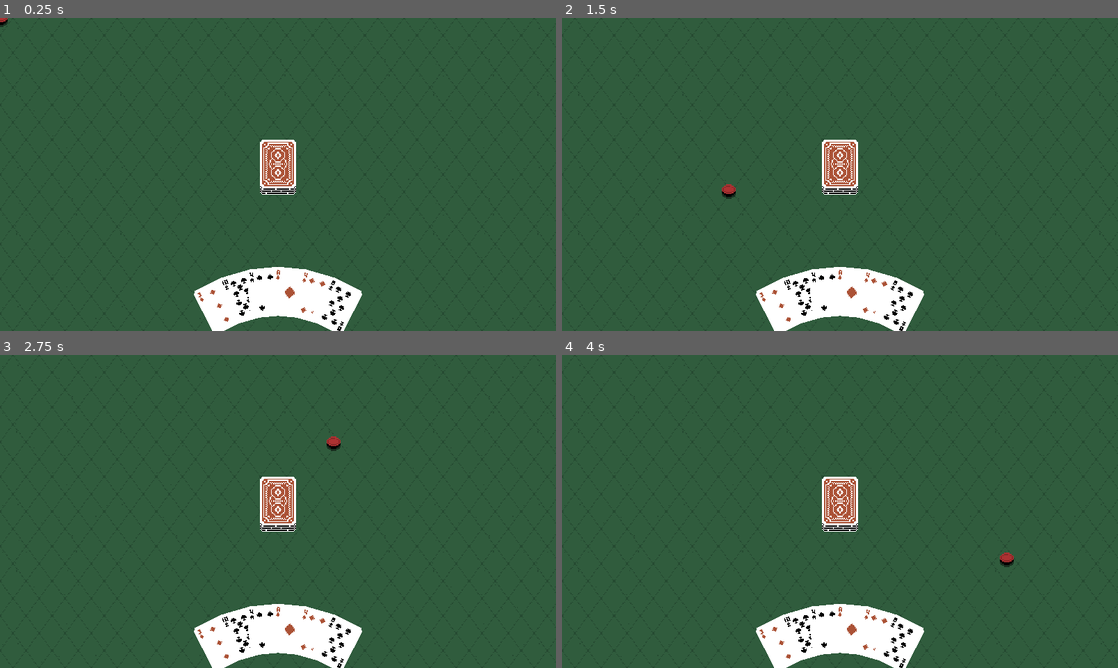
Above: before the commit, frames 1-4 (two rows, left to right).
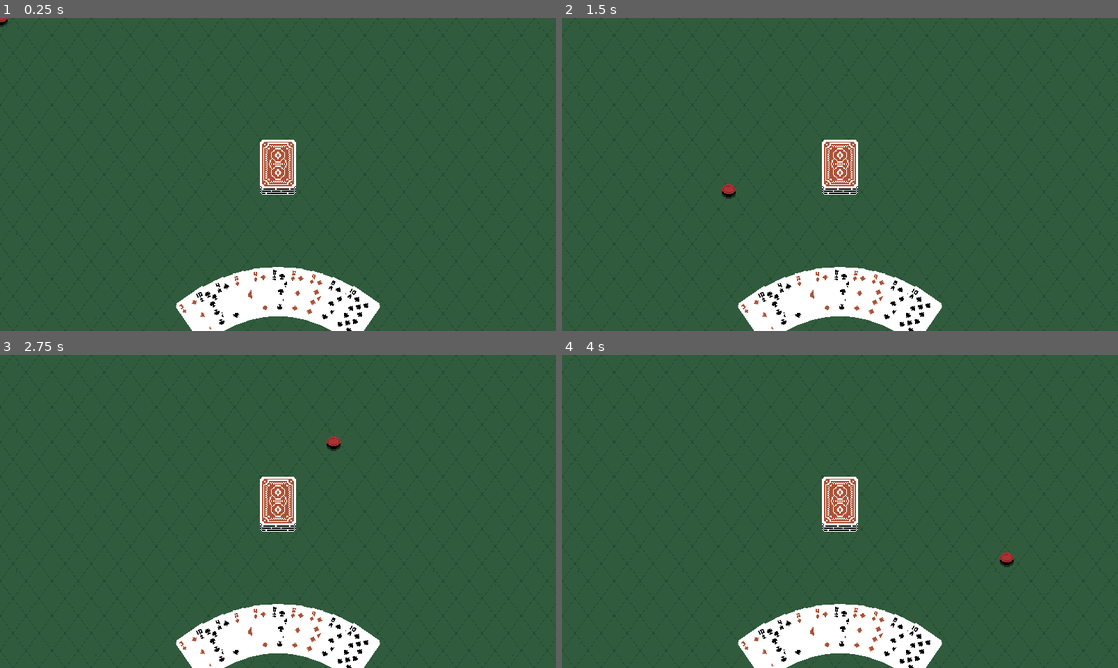
Above: after the commit, the same moments.

Repository: BGuerrero825/card-game
Game: Godot game, scene res://Tabletop.tscn
Same seed, same stepped clock (60 frames per second), same inputs: the game is played once before the commit and once after it.
Inputs (mouse positions are in pixels of both pictures, inside the frame that each line leads up to):
- Up to frame 1 (0.25 s): no input
- Up to frame 2 (1.5 s): tap Enter at 0.5 s; move the mouse to (962, 158) at 0.52 s; click (962, 158) at 0.6 s; tap Space at 1.25 s; move the mouse to (728, 190) at 1.27 s; click (728, 190) at 1.35 s
- Up to frame 3 (2.75 s): tap Enter at 2 s; move the mouse to (333, 442) at 2.02 s; click (333, 442) at 2.1 s
- Up to frame 4 (4 s): tap Space at 2.75 s; move the mouse to (812, 574) at 2.77 s; click (812, 574) at 2.85 s; tap Enter at 3.5 s; move the mouse to (1006, 558) at 3.52 s; click (1006, 558) at 3.6 s

The runs differ from the first frame. In frame 1, 1.6% of the frame differs, in the area x 31-69%, y 79-100%; in frame 2, 1.6%; in frame 3, 1.6%; in frame 4, 1.6%.

Commit message:
card to table
large script reorg to be cleaner, added functionality to request cards be move to the table. Temp implementation to auto accept.

Diff:
--- a/Player.tscn
+++ b/Player.tscn
@@ -20,5 +20,9 @@
 shape = SubResource( 1 )
 
 [node name="Token" parent="." instance=ExtResource( 2 )]
+position = Vector2( 0, -50 )
 
-[connection signal="update_hover" from="Token" to="." method="update_hover"]
+[node name="Requests" type="Node2D" parent="."]
+visible = false
+[connection signal="hovered" from="Token" to="." method="_on_Token_hovered"]
+[connection signal="unhovered" from="Token" to="." method="_on_Token_unhovered"]
--- a/Tabletop.tscn
+++ b/Tabletop.tscn
@@ -7,6 +7,7 @@
 
 [node name="Table" type="Node2D"]
 script = ExtResource( 4 )
+hand_size = 10
 
 [node name="Background" type="Sprite" parent="."]
 texture = ExtResource( 2 )
--- a/Token.tscn
+++ b/Token.tscn
@@ -20,6 +20,5 @@
 
 [node name="CollisionShape2D" type="CollisionShape2D" parent="Area2D"]
 shape = SubResource( 1 )
-
 [connection signal="area_entered" from="Area2D" to="." method="_on_Area2D_area_entered"]
 [connection signal="area_exited" from="Area2D" to="." method="_on_Area2D_area_exited"]
--- a/project.godot
+++ b/project.godot
@@ -10,6 +10,7 @@
 
 _global_script_classes=[  ]
 _global_script_class_icons={
+
 }
 
 [application]
@@ -54,9 +55,9 @@
 
 ui_accept={
 "deadzone": 0.5,
-"events": [ Object(InputEventKey,"resource_local_to_scene":false,"resource_name":"","device":0,"alt":false,"shift":false,"control":false,"meta":false,"command":false,"pressed":false,"scancode":16777221,"physical_scancode":0,"unicode":0,"echo":false,"script":null)
-, Object(InputEventKey,"resource_local_to_scene":false,"resource_name":"","device":0,"alt":false,"shift":false,"control":false,"meta":false,"command":false,"pressed":false,"scancode":16777222,"physical_scancode":0,"unicode":0,"echo":false,"script":null)
-, Object(InputEventKey,"resource_local_to_scene":false,"resource_name":"","device":0,"alt":false,"shift":false,"control":false,"meta":false,"command":false,"pressed":false,"scancode":32,"physical_scancode":0,"unicode":0,"echo":false,"script":null)
+"events": [ Object(InputEventKey,"resource_local_to_scene":false,"resource_name":"","device":0,"alt":false,"shift":false,"control":false,"meta":false,"command":false,"pressed":false,"scancode":16777221,"unicode":0,"echo":false,"script":null)
+, Object(InputEventKey,"resource_local_to_scene":false,"resource_name":"","device":0,"alt":false,"shift":false,"control":false,"meta":false,"command":false,"pressed":false,"scancode":16777222,"unicode":0,"echo":false,"script":null)
+, Object(InputEventKey,"resource_local_to_scene":false,"resource_name":"","device":0,"alt":false,"shift":false,"control":false,"meta":false,"command":false,"pressed":false,"scancode":32,"unicode":0,"echo":false,"script":null)
 , Object(InputEventJoypadButton,"resource_local_to_scene":false,"resource_name":"","device":0,"button_index":0,"pressure":0.0,"pressed":false,"script":null)
  ]
 }
--- a/scripts/deck.gd
+++ b/scripts/deck.gd
@@ -59,7 +59,7 @@
 	deck.shuffle()
 
 # initializes and provides card to proper player
-func remove_card():
+func send_card():
 	# initialize a generic card
 	var card = CARD.instance()
 	# grab top card from deck's info and return to caller
--- a/scripts/hand.gd
+++ b/scripts/hand.gd
@@ -8,8 +8,49 @@
 func _ready():
 	pass
 
-#func _process(delta):
-	#pass
+
+# HELPER FUNCTIONS -------------------------------------
+
+# aligns cards in hand based on amount
+func position_cards():
+	#scale offset ranges logarithmically with hand size
+	var hand_width = 60 * log(cards.size())
+	var hand_height = 4 * log(cards.size())
+	var rot_range = 30 * log(cards.size())
+	# if hand is one card, set transform to zero
+	if cards.size() == 1:
+		cards[0].position = Vector2(0,0)
+		cards[0].rotation_degrees = 0
+	#if hand is greater than one, set x and y offsets and rotation angle of cards based on position in hand
+	elif(cards.size() > 1):
+		for i in range(0,cards.size()):
+			cards[i].position.x = (-hand_width / 2) + ((hand_width / (cards.size()-1)) * i)
+			cards[i].position.y =  pow((hand_height / 2) - ((hand_height / (cards.size()-1)) * i),2)
+			cards[i].rotation_degrees = (-rot_range / 2) + ((rot_range / (cards.size()-1)) * i)
+			move_child(cards[i], i+1)
+
+# set a new focused card, unfocusing the previous one and enlarging sprite
+func set_focus(index = null):
+	# unfocus previous focused
+	if focused != null:
+		var sprite = cards[focused].get_node("Sprite")
+		sprite.scale = Vector2(1.0,1.0)
+		sprite.z_index = 0
+		sprite.position.y = 0
+		sprite.rotation_degrees = 0
+		focused = null
+	# set new focus
+	if index != null:
+		focused = index
+		var sprite = cards[index].get_node("Sprite")
+		sprite.scale = Vector2(1.4,1.4)
+		sprite.z_index = 1
+		sprite.position.y = -30
+		# comment out next line for card tilt on focus
+		sprite.rotation_degrees = -cards[index].rotation_degrees
+
+
+# CALL FUNCTIONS -------------------------------------
 
 # add card to hand to a specified index, or end of hand
 func receive_card(card, index = null):
@@ -31,7 +72,7 @@
 	position_cards()
 	return card
 
-# set focus on highest index hovered card
+# determine which card should be focused by highest index card hovered by token
 func determine_focus(hover):
 	var highest_index = null
 	for card in hover:
@@ -40,42 +81,5 @@
 			highest_index = index
 	set_focus(highest_index)
 
-# ------------------------------- HELPERS ------------------------------- #
 
-func set_focus(index = null):
-	# unfocus previous focused
-	if focused != null:
-		var sprite = cards[focused].get_node("Sprite")
-		sprite.scale = Vector2(1.0,1.0)
-		sprite.z_index = 0
-		sprite.position.y = 0
-		sprite.rotation_degrees = 0
-		focused = null
-	# set new focus
-	if index != null:
-		focused = index
-		var sprite = cards[index].get_node("Sprite")
-		sprite.scale = Vector2(1.4,1.4)
-		sprite.z_index = 1
-		sprite.position.y = -30
-		# comment out next line for card tilt on focus
-		sprite.rotation_degrees = -cards[index].rotation_degrees
-
-
-# aligns cards in hand based on amount
-func position_cards():
-	#scale offset ranges logarithmically with hand size
-	var hand_width = 60 * log(cards.size())
-	var hand_height = 4 * log(cards.size())
-	var rot_range = 30 * log(cards.size())
-	# if hand is one card, set transform to zero
-	if cards.size() == 1:
-		cards[0].position = Vector2(0,0)
-		cards[0].rotation_degrees = 0
-	#if hand is greater than one, set x and y offsets and rotation angle of cards based on position in hand
-	elif(cards.size() > 1):
-		for i in range(0,cards.size()):
-			cards[i].position.x = (-hand_width / 2) + ((hand_width / (cards.size()-1)) * i)
-			cards[i].position.y =  pow((hand_height / 2) - ((hand_height / (cards.size()-1)) * i),2)
-			cards[i].rotation_degrees = (-rot_range / 2) + ((rot_range / (cards.size()-1)) * i)
-			move_child(cards[i], i+1)
+# SIGNAL FUNCTIONS -------------------------------------
--- a/scripts/player.gd
+++ b/scripts/player.gd
@@ -3,9 +3,7 @@
 var active_turn := true
 var hover := []
 var hand_hover := []
-var token_update_request := false
-var frame = 0
-
+signal send_request
 
 # Called when the node enters the scene tree for the first time.
 func _ready():
@@ -17,34 +15,58 @@
 func _process(_delta):
 	input_handling()
 
+
+# HELPER FUNCTIONS -------------------------------------
+
 # flow control of inputs made by human controlling this player
 func input_handling():
 	if not active_turn:
 		return
 	# on left click, Token press
 	if Input.is_action_just_pressed("left_click") and $Token.idle:
-		$Token.set_idle(false)
-		# if a card in the hand is focused, add it to Token and remove from hand
-		if $Hand.focused != null:
-			hand_to_token()
-	# on left click release, Token unpress
+		token_press()
+	# on left click release, Token release
 	elif Input.is_action_just_released("left_click"):
-		# if a card in the Token, drop it
-		if $Token.held_card:
-			var card = $Token.drop_card()
-			# if hovering over the player's hand
-			if hover.has($Hand):
-				# if hovering over a card in the hand
-				if hand_hover:
-					var index = $Hand.cards.find(hand_hover[0])
-					$Hand.receive_card(card, index)
-				else:
-					$Hand.receive_card(card)
-		$Token.set_idle(true)
+		token_release()
 
+# all actions originated from the press of the player token
+func token_press():
+	$Token.set_idle(false)
+	# if a card in the hand is focused, add it to Token and remove from hand
+	if $Hand.focused != null:
+		hand_to_token()
+
+# all actions originated from the release of the player token
+func token_release():
+	# if a card in the Token, remove and return it
+	if $Token.held_card:
+		var card = $Token.drop_card()
+		# if hovering over the player's hand
+		if hover.has($Hand):
+			# if hovering over a card in the hand, place this card after the most recently hovered
+			if hand_hover:
+				var index = $Hand.cards.find(hand_hover[0])
+				$Hand.receive_card(card, index)
+			# else place it at the end
+			else:
+				$Hand.receive_card(card)
+		# if token hovering over any area that isnt the player hand TODO
+		elif hover:
+			pass
+		# if token hovering over nothing, send to requests to wait to be added to table
+		else:
+			emit_signal("send_request", card)
+			$Requests.add_child(card)
+			pass
+
+	$Token.set_idle(true)
+
+# transfer the focused card to the player token
 func hand_to_token():
 	var card = $Hand.send_focused_card()
 	$Token.receive_card(card)
+
+# CALL FUNCTIONS -------------------------------------
 
 func receive_card(card):
 	# should check to see if Token is requesting, else goes to hand
@@ -52,38 +74,22 @@
 	# to hand
 	$Hand.receive_card(card)
 
-func update_hover():
-	var all_hovers = $Token/Area2D.get_overlapping_areas()
-	hover = []
-	hand_hover = []
-	for area in all_hovers:
-		var object = area.get_parent()
-		if object.get_parent() == $Hand:
-			hand_hover.push_front(object)
-		else:
-			hover.push_front(object)
-	if $Token.idle:
-		$Hand.determine_focus(hand_hover)
-	print("Hand hovers: ", hand_hover)
-	print("Object hovers: ", hover)
+
+# SIGNAL FUNCTIONS -------------------------------------
+
+func _on_Token_hovered(object):
+	if object.get_parent() == $Hand:
+		hand_hover.push_front(object)
+		if $Token.idle:
+			$Hand.determine_focus(hand_hover)
+	else:
+		hover.push_front(object)
 
 
-#func _on_Token_hovered(object):
-#	if object.get_parent() == $Hand:
-#		hand_hover.push_front(object)
-#		print("hand: ", hand_hover)
-#		if $Token.idle:
-#			$Hand.call_deferred("determine_focus", hand_hover)
-#	else:
-#		hover.push_front(object)
-#		print("objects: ", hover)
-#
-#func _on_Token_unhovered(object):
-#	if object.get_parent() == $Hand:
-#		hand_hover.erase(object)
-#		print("hand: ", hand_hover)
-#		if $Token.idle:
-#			$Hand.call_deferred("determine_focus", hand_hover)
-#	else:
-#		hover.erase(object)
-#		print("objects: ", hover)
+func _on_Token_unhovered(object):
+	if object.get_parent() == $Hand:
+		hand_hover.erase(object)
+		if $Token.idle:
+			$Hand.determine_focus(hand_hover)
+	else:
+		hover.erase(object)
--- a/scripts/table.gd
+++ b/scripts/table.gd
@@ -1,17 +1,18 @@
 extends Node2D
 
-var hand_size := 6
+export var hand_size := 6
 var players := []
 
 # Called when the node enters the scene tree for the first time.
 func _ready():
+	# yield until all players have been loaded into the scene (TEMP, players will eventually be added dynamically and connect through script
 	yield(get_tree().root, "ready")
 	players.append(get_node("Player"))
+	get_node("Player").connect("send_request", self, "process_send_request")
 	deal_cards(hand_size)
 
-# Called every frame. 'delta' is the elapsed time since the previous frame.
-#func _process(delta):
-#	pass
+
+# HELPER FUNCTIONS -------------------------------------
 
 func deal_cards(num_cards):
 	if !$Deck:
@@ -20,8 +21,24 @@
 	# spawn in cards from the deck to players in round robin order
 	for _i in range(0, num_cards):
 		for j in range(0, players.size()):
-			deal_card(players[j], $Deck)
+			transfer_card(players[j], $Deck)
 
-func deal_card(to, from):
-	var card = from.remove_card()
+func transfer_card(to, from, card = null):
+	if card:
+		from.send_card(card)
+	else:
+		card = from.send_card()
 	to.receive_card(card)
+
+
+# CALL FUNCTIONS -------------------------------------
+
+
+
+# SIGNAL FUNCTIONS -------------------------------------
+
+# TEMP IMPLEMENTATION, proof of concept, player to table transfer
+func process_send_request(card):
+	$Player.remove_child(get_node("Player/Requests").get_child(0))
+	add_child(card)
+	card.position = get_global_mouse_position()
--- a/scripts/token.gd
+++ b/scripts/token.gd
@@ -2,16 +2,23 @@
 
 var idle := true
 var held_card = null
-signal update_hover
+signal hovered
+signal unhovered
 
 # Called when the node enters the scene tree for the first time.
 func _ready():
 	pass # Replace with function body.
 
+
 # Called every frame. 'delta' is the elapsed time since the previous frame.
 func _process(_delta):
 	# move Token alongside mouse
 	global_position = get_global_mouse_position()
+
+# HELPER FUNCTIONS -------------------------------------
+
+
+# SIGNAL FUNCTIONS -------------------------------------
 
 func receive_card(card):
 	self.add_child(card)
@@ -32,17 +39,11 @@
 	else:
 		$Sprite.frame = 0
 
+
+# SIGNAL FUNCTIONS -------------------------------------
+
 func _on_Area2D_area_entered(area):
-	emit_signal("update_hover")
-	print("area entered:", area.get_parent())
+	emit_signal("hovered", area.get_parent())
 
 func _on_Area2D_area_exited(area):
-	emit_signal("update_hover")
-	print("area exited:", area.get_parent())
-
-
-#	if area.get_parent() == $Hand:
-#		hand_hover.remove(hover.find(area.get_parent()))
-#		emit_signal("hand_card_unhover", area.get_parent())
-#	else:
-#		hover.remove(hover.find(area.get_parent()))
+	emit_signal("unhovered", area.get_parent())
